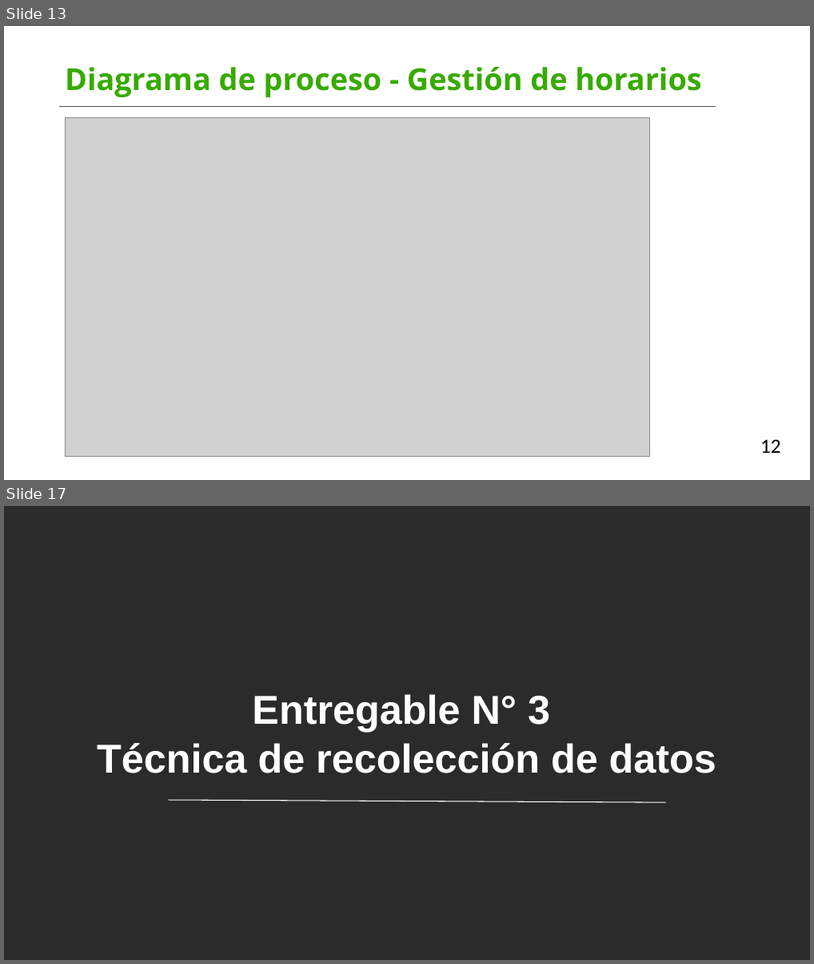
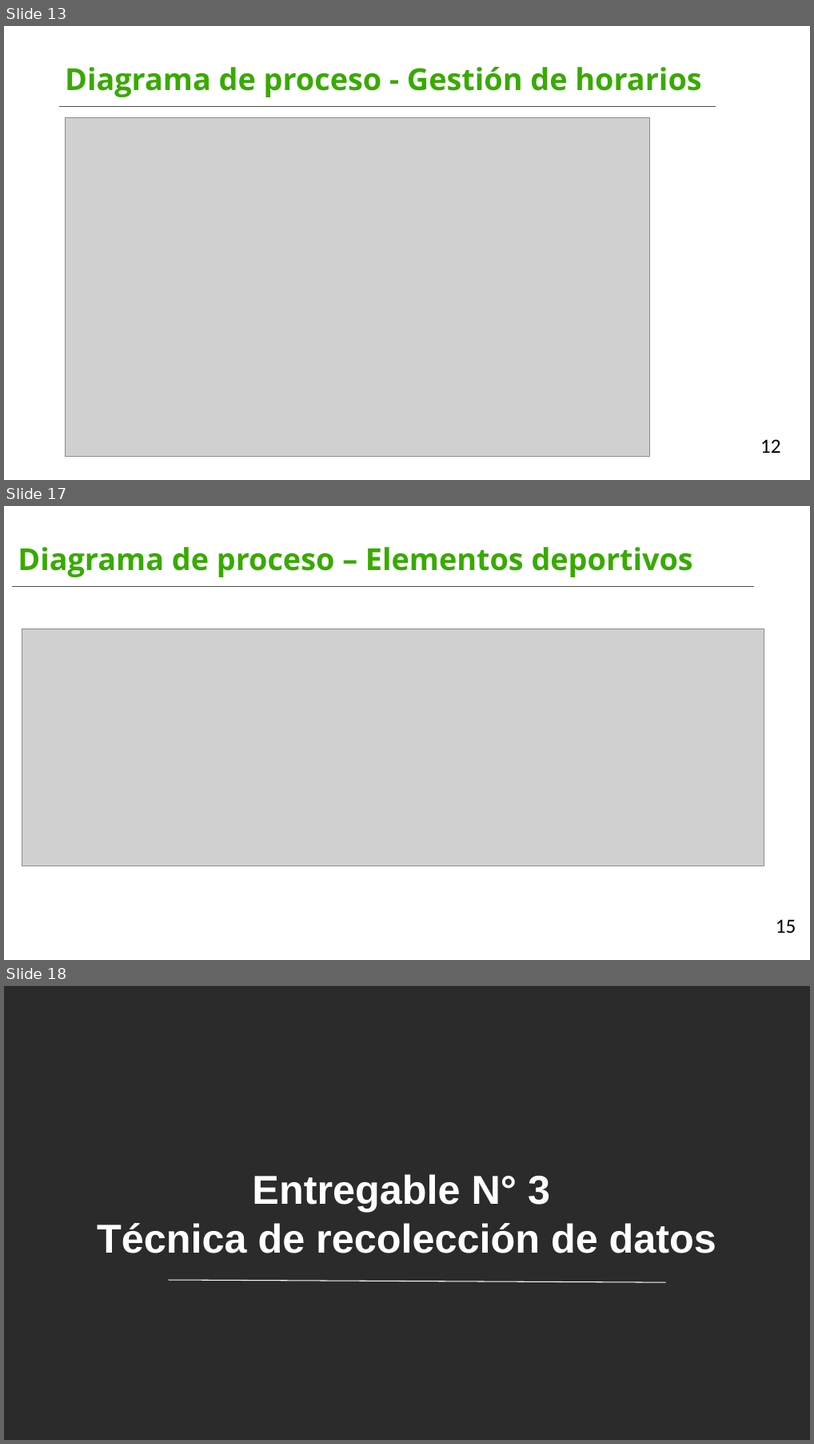
Before and after one commit to DONLEO21/Pruebas, a slide deck: Documentación/Presentacion_SENA_CheerClick_I.pptx. Shown one above the other, each under a label of ours: slides 13 and 17 before the commit, slides 13, 17 and 18 after it; the slides between them are not shown. The pictures are 814x964 and 814x1444 pixels, drawn with LibreOffice and Linux fonts; fonts in the diff are those of the drawing; grey boxes stand for pictures; background and template pictures are left out; a plain dark background stands for a picture behind light text. Boxes give left, top, right and bottom in pixels: in the first picture for what was removed or moved away, otherwise in the second. Text is boxed around its words. In the diff, an @@ line names an element or a change of style, - is before the commit and + after.

```diff
--- a/Documentación/Presentacion_SENA_CheerClick_I.pptx
+++ b/Documentación/Presentacion_SENA_CheerClick_I.pptx
@@ slide 17 added at <box>4,506,810,960</box>, background picture (left out) @@
@@ text added at <box>18,547,694,577</box>, 36 pt, text #38AA00, bold @@
+Diagrama de proceso – Elementos deportivos
@@ line added from (12, 587) to (754, 587), #4D4D4C 1 pt @@
@@ picture added at <box>22,629,765,865</box> @@
@@ text added at <box>776,919,797,932</box>, 24 pt, text #000000 @@
+15
@@ what was slide 17 is now slide 18 @@
```
Also in this commit, not shown: 10 slides changed.
